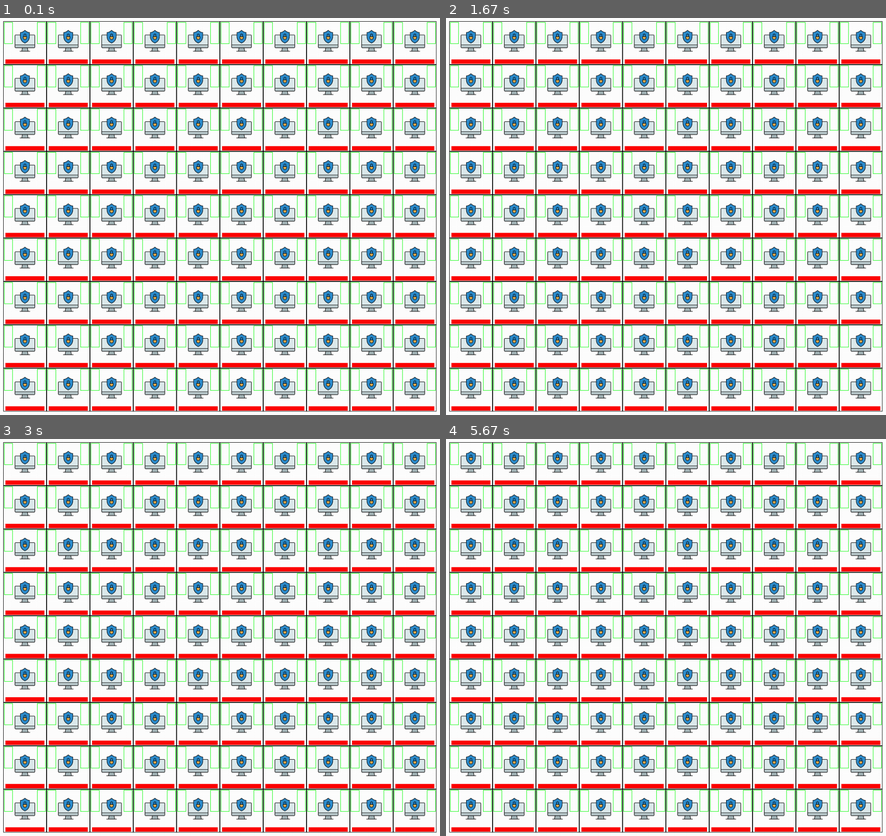
Above: before the commit, frames 1-4 (two rows, left to right).
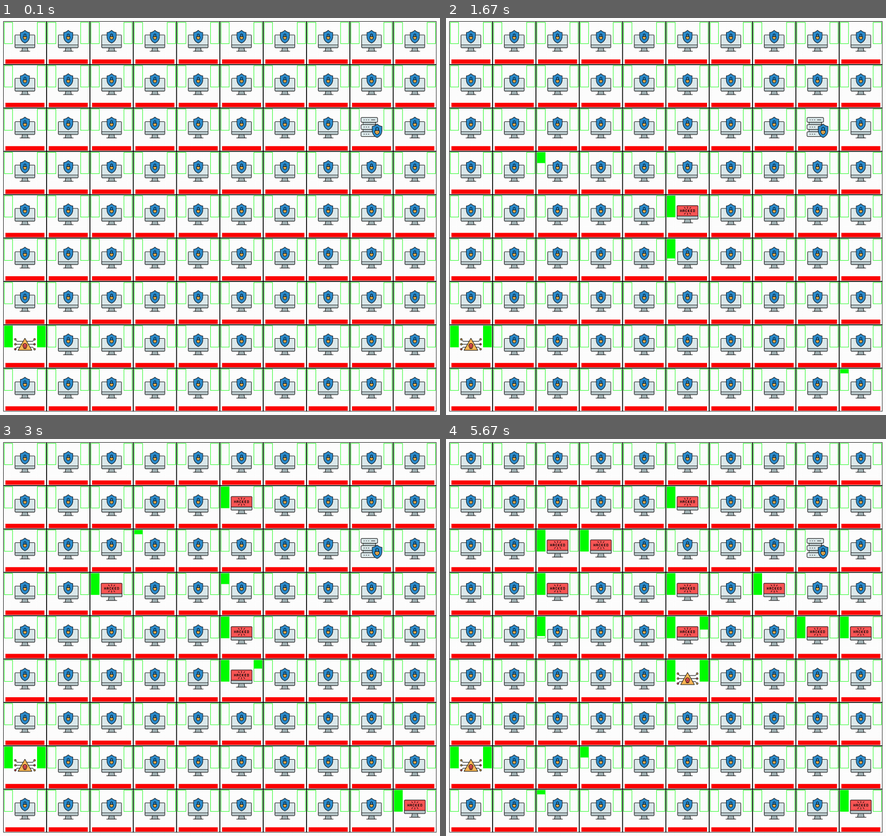
Above: after the commit, the same moments.

Repository: IISERGEYII/Project_Kazarnikov_And_Shulga
Game: pygame game, started from the_playing_field.py
The game is run twice, just before and just after one commit, with the same random seed, the same clock (stepped at 60 frames per second) and the same inputs.
Inputs (mouse positions are in pixels of both pictures, inside the frame that each line leads up to):
- Up to frame 1 (0.1 s): no input
- Up to frame 2 (1.67 s): click (683, 232) at 0.4 s; click (683, 264) at 0.73 s; click (534, 168) at 1.07 s; click (859, 387) at 1.4 s
- Up to frame 3 (3 s): click (246, 510) at 1.73 s; click (242, 701) at 2.07 s; click (220, 581) at 2.4 s; click (171, 566) at 2.73 s
- Up to frame 4 (5.67 s): click (806, 617) at 3.07 s; click (855, 621) at 3.4 s; click (784, 577) at 3.73 s; click (542, 570) at 4.07 s; click (705, 637) at 4.4 s; click (542, 629) at 4.73 s; click (613, 780) at 5.07 s; click (538, 816) at 5.4 s

The runs differ from the first frame. In frame 1, 0.6% of the frame differs, in the area x 0-87%, y 24-85%; in frame 2, 1.1%; in frame 3, 2.3%; in frame 4, 4.4%, in the area x 0-97%, y 12-96%.

Commit message:
Полностью работающая взлом/шифровка, инициализация стартовой и главной ноды

Diff:
--- a/the_playing_field.py
+++ b/the_playing_field.py
@@ -2,8 +2,6 @@
 import os
 import random
 
-PROGRESS_HACK = pygame.USEREVENT + 1
-PROGRESS_ENCRYPT = pygame.USEREVENT + 1
 
 class Node:
 
@@ -33,6 +31,8 @@
     #            self.av = AV_Norton(mode_coeff, HP)
     #        elif avType == 4:
     #            self.av = AV_Mcafee(mode_coeff, HP)
+    #            self.av.hp = 0
+
 
     def getAV(self):
         return self.av
@@ -70,7 +70,16 @@
     def setHacked(self):
         self.hacked = True
 
-    #       self.av.hp = 0
+    def moveHackProgress(self):
+        self.hackProgress += 10
+        if self.hackProgress == 100:
+            self.setHacked()
+
+    def moveEncProgress(self):
+        self.encryptedProgress += 5
+        if self.encryptedProgress == 100:
+            self.setEncrypted()
+
 
     def setEncrypted(self):
         self.encrypted = True
@@ -114,6 +123,7 @@
         startNode.setHacked()
         startNode.hackProgress = 100
         startNode.encryptedProgress = 100
+        startNode.phase_node = 3
         accessibleNodes = self.accessibleNodes(startNode)
         for node in accessibleNodes:
             node.setAccess()
@@ -185,6 +195,14 @@
         self.top = 10
         self.cell_size = 100
         self.all_sprites = pygame.sprite.Group()
+        self.hack_timers_events = {}
+        self.enc_timers_events = {}
+        self.progress_hack_start = pygame.USEREVENT + 1
+        self.progress_hack_current = pygame.USEREVENT + 1
+        self.progress_hack_end = self.progress_hack_current + (params["rows"] * params["cols"])
+        self.progress_enc_start = self.progress_hack_end + 1
+        self.progress_enc_current = self.progress_hack_end + 1
+        self.progress_enc_end = self.progress_enc_current + (params["rows"] * params["cols"])
 
     def set_view(self, left, top, cell_size):
         self.left = left
@@ -205,15 +223,42 @@
                                  width=1)
                 pygame.draw.rect(screen, "red", hp_bar.move(j * self.cell_size, i * self.cell_size))
                 if self.board.nodeList[i][j].phase_node == 1:
-                    image = self.load_image("node_protect.png")
-                    image_rect = image.get_rect(
-                        bottomright=((j + 1) * self.cell_size - 15, (i + 1) * self.cell_size - 20))
-                    screen.blit(image, image_rect)
+                    if self.board.nodeList[i][j].main is True:
+                        image = self.load_image("main_node_protect.png")
+                    else:
+                        image = self.load_image("node_protect.png")
+                    image_rect = image.get_rect(
+                        bottomright=((j + 1) * self.cell_size - 15, (i + 1) * self.cell_size - 20))
+                    screen.blit(image, image_rect)
+                elif self.board.nodeList[i][j].phase_node == 1.5:
+                    if self.board.nodeList[i][j].main is True:
+                        image = self.load_image("main_node_protect.png")
+                    else:
+                        image = self.load_image("node_protect.png")
+                    image_rect = image.get_rect(
+                        bottomright=((j + 1) * self.cell_size - 15, (i + 1) * self.cell_size - 20))
+                    screen.blit(image, image_rect)
+                    progress_hack_bar = pygame.Rect(12, 12, 20, self.board.nodeList[i][j].hackProgress / 2)
+                    pygame.draw.rect(screen, "green", progress_hack_bar.move(j * self.cell_size, i * self.cell_size))
                 elif self.board.nodeList[i][j].phase_node == 2:
-                    image = self.load_image("node_hacked.png")
-                    image_rect = image.get_rect(
-                        bottomright=((j + 1) * self.cell_size - 15, (i + 1) * self.cell_size - 20))
-                    screen.blit(image, image_rect)
+                    if self.board.nodeList[i][j].main is True:
+                        image = self.load_image("main_node_hacked.png")
+                    else:
+                        image = self.load_image("node_hacked.png")
+                    image_rect = image.get_rect(
+                        bottomright=((j + 1) * self.cell_size - 15, (i + 1) * self.cell_size - 20))
+                    screen.blit(image, image_rect)
+                    pygame.draw.rect(screen, "green", hacker_bar.move(j * self.cell_size, i * self.cell_size))
+                elif self.board.nodeList[i][j].phase_node == 2.5:
+                    if self.board.nodeList[i][j].main is True:
+                        image = self.load_image("main_node_hacked.png")
+                    else:
+                        image = self.load_image("node_hacked.png")
+                    image_rect = image.get_rect(
+                        bottomright=((j + 1) * self.cell_size - 15, (i + 1) * self.cell_size - 20))
+                    screen.blit(image, image_rect)
+                    progress_enc_bar = pygame.Rect(88, 12, 20, self.board.nodeList[i][j].encryptedProgress / 2)
+                    pygame.draw.rect(screen, "green", progress_enc_bar.move(j * self.cell_size, i * self.cell_size))
                     pygame.draw.rect(screen, "green", hacker_bar.move(j * self.cell_size, i * self.cell_size))
                 elif self.board.nodeList[i][j].phase_node == 3:
                     image = self.load_image("encrypted.png")
@@ -223,25 +268,21 @@
                     pygame.draw.rect(screen, "green", hacker_bar.move(j * self.cell_size, i * self.cell_size))
                     pygame.draw.rect(screen, "green",
                                      encrypted_bar.move(j * self.cell_size, i * self.cell_size))
-
-    def phase_change(self, node, x, y):
+                elif self.board.nodeList[i][j].phase_node == 4:
+                    pass
+
+    def phase_change(self, node):
         phase = node.phase_node
-        if phase == 3:
-            return 3
         if phase == 1:
-
-            pygame.time.set_timer(PROGRESS_HACK, 1000)
-            return node
+            pygame.time.set_timer(self.progress_hack_current, 100)
+            self.hack_timers_events[self.progress_hack_current] = node
+            self.progress_hack_current += 1
+            node.phase_node = 1.5
         elif phase == 2:
-            progress = 0
-            clock = pygame.time.Clock()
-            while progress <= 10:
-                progress_encrypted_bar = pygame.Rect(88, 12, 20, progress * 5)
-                pygame.draw.rect(screen, "green", progress_encrypted_bar.move(y * self.cell_size, x * self.cell_size))
-                progress += 10 * clock.tick() / 1000
-                pygame.display.flip()
-            phase += 1
-            return phase
+            pygame.time.set_timer(self.progress_enc_current, 100)
+            self.enc_timers_events[self.progress_enc_current] = node
+            self.progress_enc_current += 1
+            node.phase_node = 2.5
 
     def get_cell(self, mouse_pos):
         x, y = mouse_pos
@@ -252,7 +293,7 @@
     def on_click(self, cell_coords):
         if cell_coords is not None:
             i, j = cell_coords
-            self.board.nodeList[i][j] = self.phase_change(self.board.nodeList[i][j], i, j)
+            self.phase_change(self.board.nodeList[i][j])
 
     def get_click(self, mouse_pos):
         x, y = mouse_pos
@@ -286,8 +327,19 @@
         if event.type == pygame.MOUSEBUTTONDOWN:
             field.get_click(event.pos)
             field.render(screen)
-        if event.type == PROGRESS_HACK:
-            print("работает")
+        if event.type in range(field.progress_hack_start, field.progress_hack_end):
+            node = field.hack_timers_events.get(event.type)
+            node.moveHackProgress()
+            if node.hacked:
+                node.phase_node = 2
+                pygame.time.set_timer(event.type, 0)
+        if event.type in range(field.progress_enc_start, field.progress_enc_end):
+            node = field.enc_timers_events.get(event.type)
+            node.moveEncProgress()
+            if node.encrypted:
+                node.phase_node = 3
+                pygame.time.set_timer(event.type, 0)
+
 
     screen.fill((255, 255, 255))
     field.render(screen)
